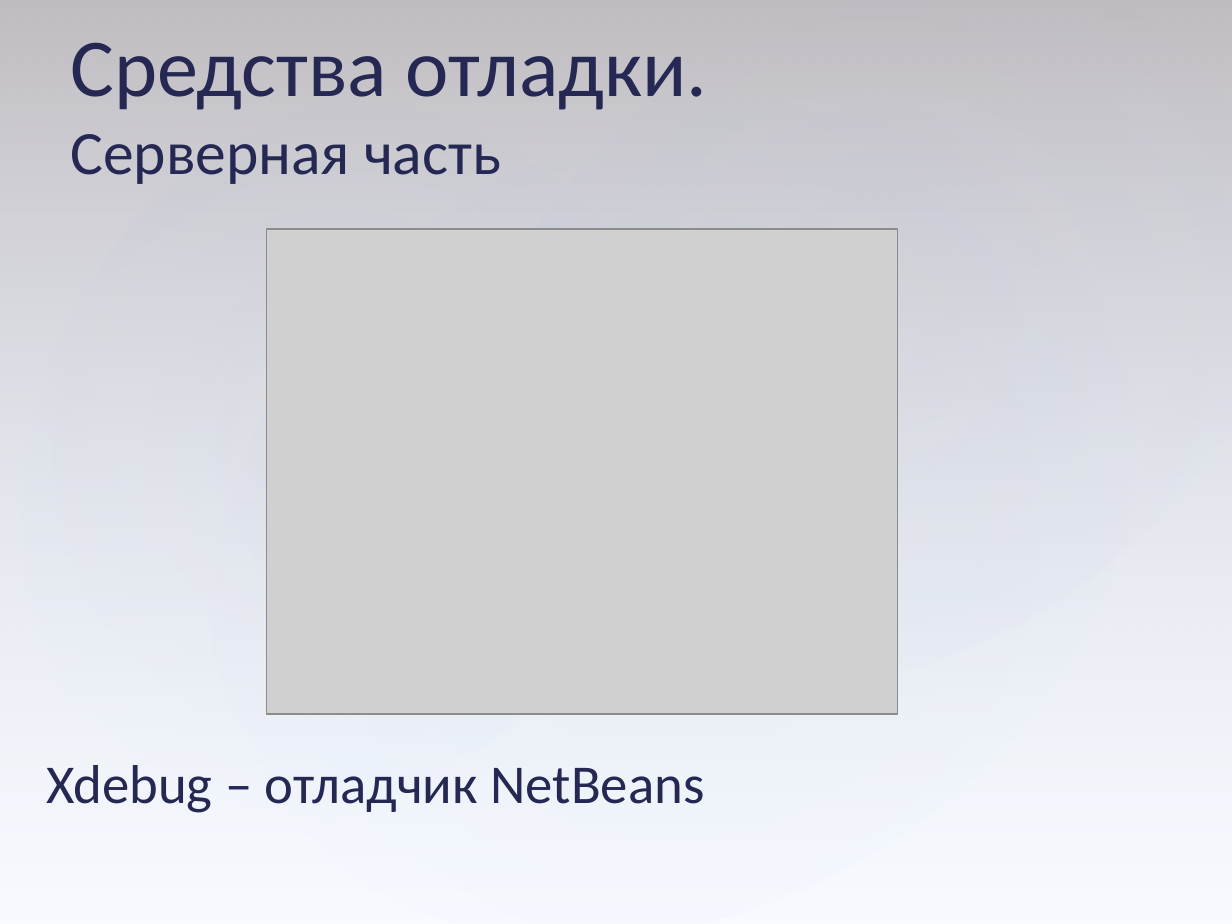
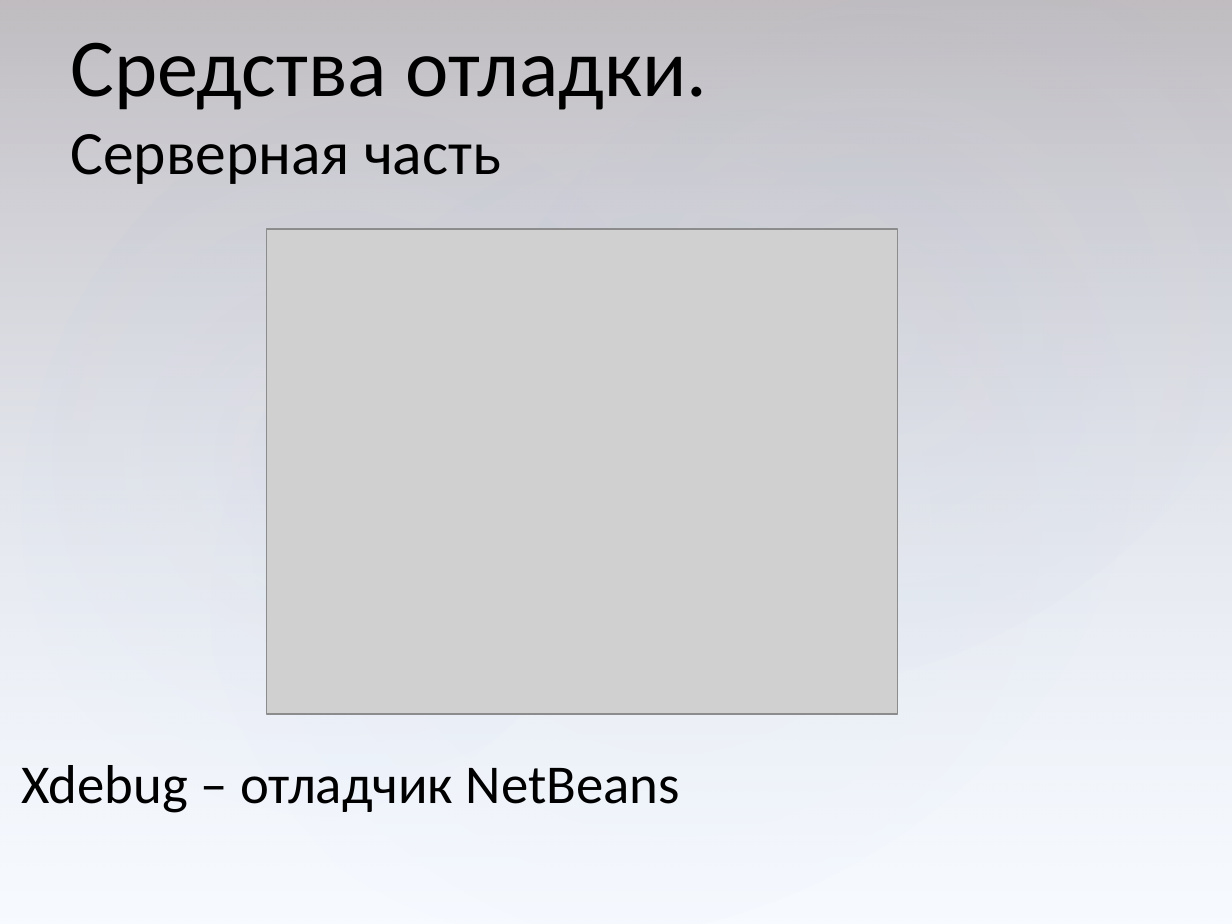
Before and after one commit to serpikovs/in40, a slide deck: slide 12 of !docs/common.pptx (slide 15 before the commit). Drawn at 1232x924 pixels with LibreOffice and Linux fonts; fonts in the diff are those of the drawing; grey boxes stand for pictures. Boxes give left, top, right and bottom in pixels: in the first picture for what was removed or moved away, otherwise in the second. Text is boxed around its words. In the diff, an @@ line names an element or a change of style, - is before the commit and + after.

```diff
--- a/!docs/common.pptx
+++ b/!docs/common.pptx
@@ text "Средства отладки." at <box>70,42,708,184</box>: text colour #242852 to #000000 @@
@@ text "Xdebug – отладчик NetBeans" at <box>21,765,680,813</box>: text colour #242852 to #000000 @@
@@ text "Xdebug – отладчик NetBeans": place and size @@
-text "Xdebug – отладчик NetBeans" at <box>46,765,704,813</box>
+text "Xdebug – отладчик NetBeans" at <box>21,765,680,813</box>
```
Also in this commit, not shown: 27 other slides changed, 7 slides removed.
